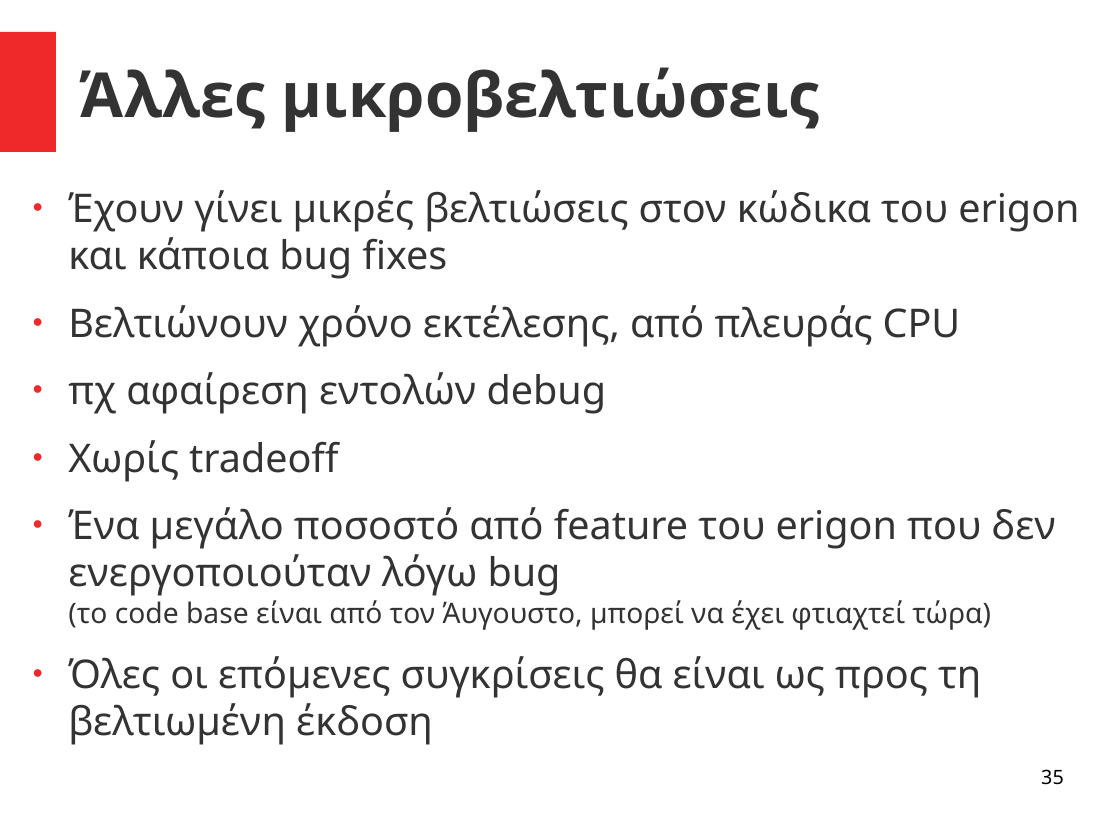
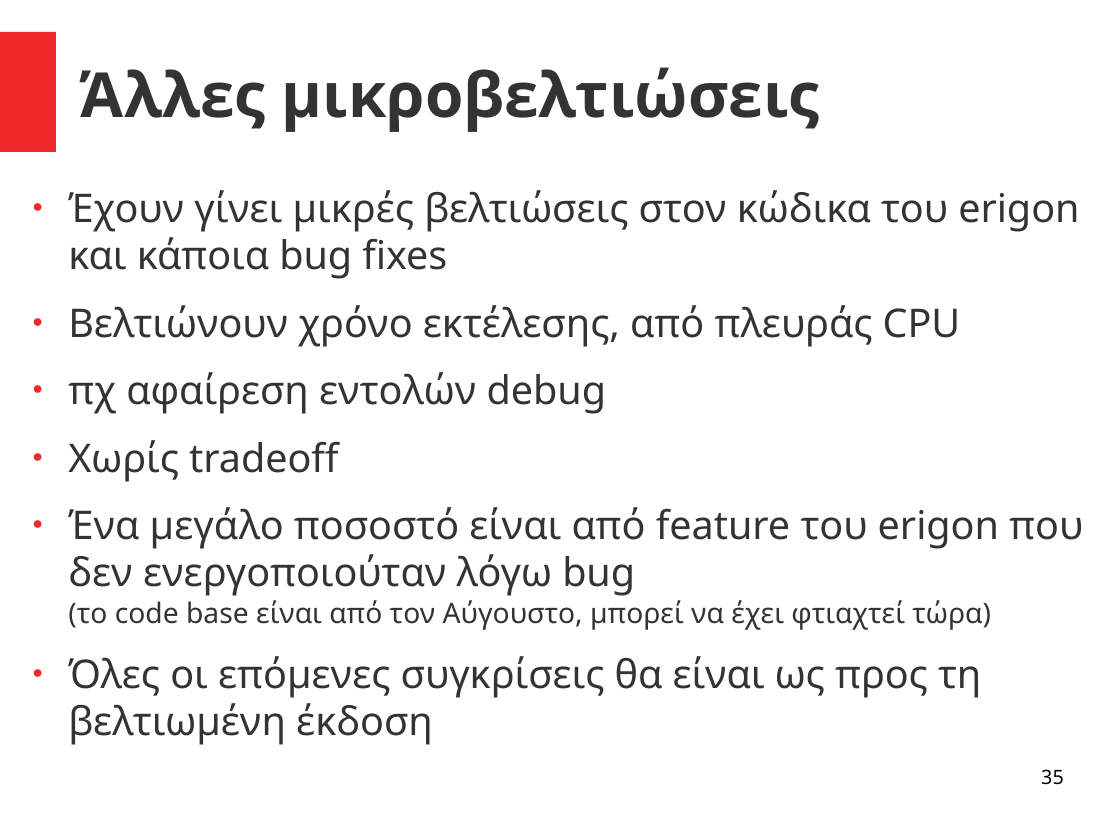
Before and after one commit to el15066/Diplomatiki, a slide deck: slide 35 of main/Presentation.odp. Drawn at 1120x840 pixels with LibreOffice and Linux fonts; fonts in the diff are those of the drawing. Boxes give left, top, right and bottom in pixels: in the first picture for what was removed or moved away, otherwise in the second. Text is boxed around its words. In the diff, an @@ line names an element or a change of style, - is before the commit and + after.

Commit message:
update Presentation

```diff
--- a/main/Presentation.odp
+++ b/main/Presentation.odp
@@ text at (68, 507, 1083, 630): text changed @@
-● Ένα μεγάλο ποσοστό από feature του erigon που δεν ενεργοποιούταν λόγω bug
-  (το code base είναι από τον Άυγουστο, μπορεί να έχει φτιαχτεί τώρα)
+● Ένα μεγάλο ποσοστό είναι από feature του erigon που δεν ενεργοποιούταν λόγω bug
+  (το code base είναι από τον Αύγουστο, μπορεί να έχει φτιαχτεί τώρα)
```
Also in this commit, not shown: 1 other file.
